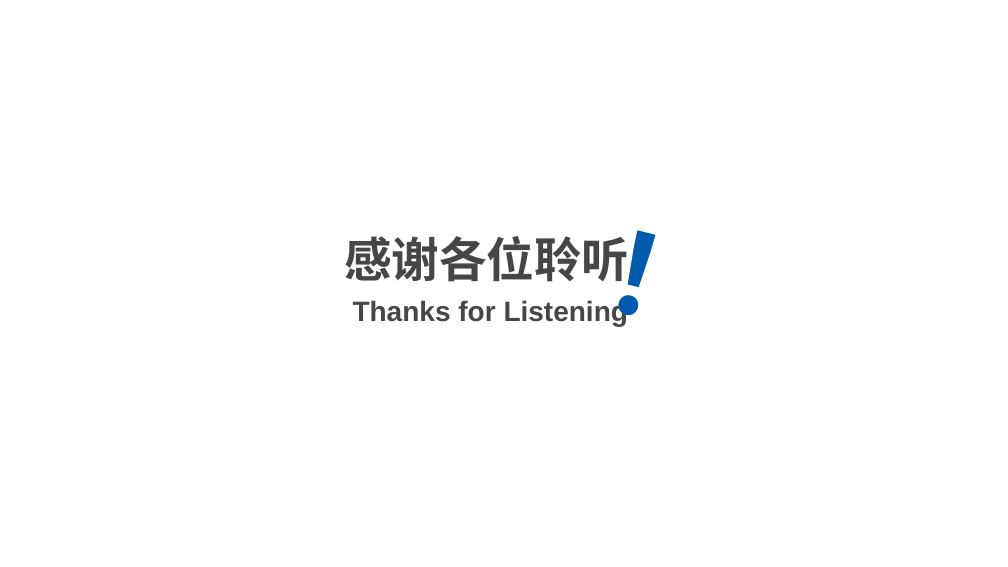
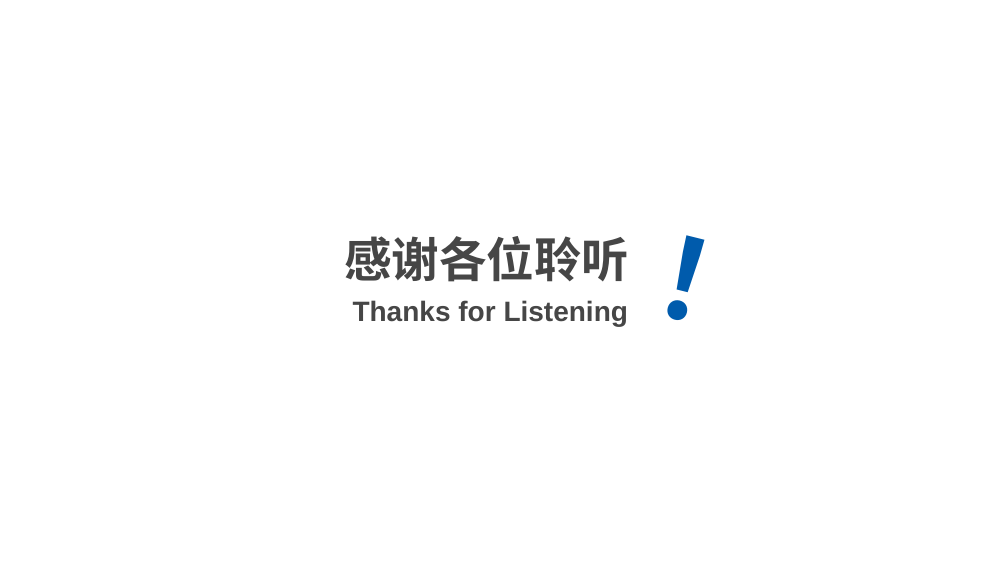
Before and after one commit to panshengli/slam_research_club, a slide deck: slide 45 of cmake_practice/Cmake_潘胜利20101026.pptx (slide 15 before the commit). Drawn at 1008x567 pixels with LibreOffice and Linux fonts; fonts in the diff are those of the drawing. Boxes give left, top, right and bottom in pixels: in the first picture for what was removed or moved away, otherwise in the second. Text is boxed around its words. In the diff, an @@ line names an element or a change of style, - is before the commit and + after.

```diff
--- a/cmake_practice/Cmake_潘胜利20101026.pptx
+++ b/cmake_practice/Cmake_潘胜利20101026.pptx
@@ text "！" moved from (x1=583, y1=193, x2=821, y2=383) to (x1=632, y1=197, x2=869, y2=387) @@
```
Also in this commit, not shown: 8 other slides changed, 32 slides added, 2 slides removed, 7 other files.
